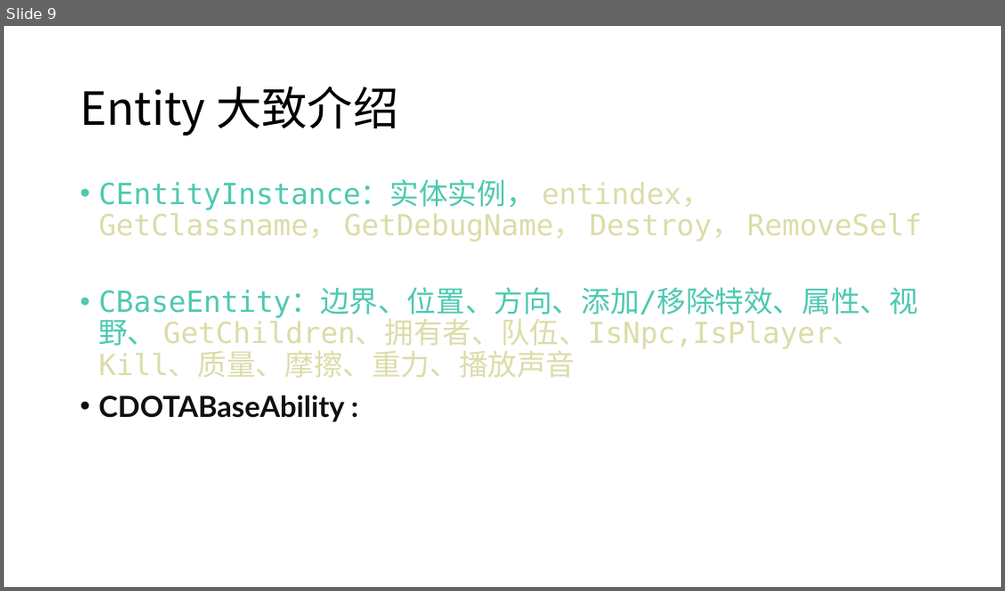
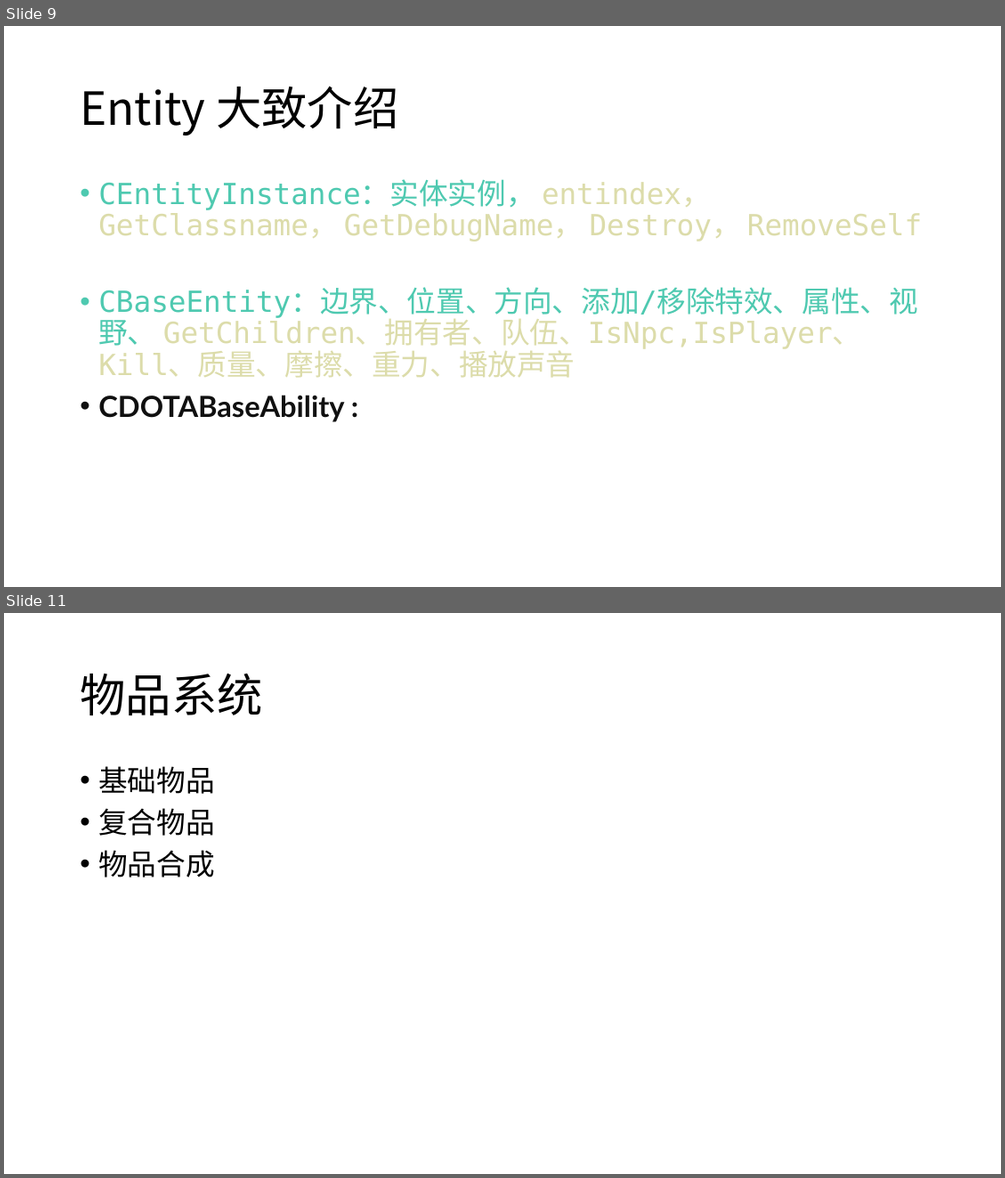
Before and after one commit to ihaiucom/ihaiu.blog, a slide deck: web/dota/dota @moddota dota-lua-types学习笔记.pptx. Shown one above the other, each under a label of ours: slide 9 before the commit, slides 9 and 11 after it; the slides between them are not shown. The pictures are 1005x591 and 1005x1178 pixels, drawn with LibreOffice and Linux fonts; fonts in the diff are those of the drawing. Boxes give left, top, right and bottom in pixels: in the first picture for what was removed or moved away, otherwise in the second. Text is boxed around its words. In the diff, an @@ line names an element or a change of style, - is before the commit and + after.

```diff
--- a/web/dota/dota @moddota dota-lua-types学习笔记.pptx
+++ b/web/dota/dota @moddota dota-lua-types学习笔记.pptx
@@ slide 11 added at <box>4,613,1001,1174</box>, background #FFFFFF @@
@@ title added at <box>80,674,262,715</box>, 44 pt, text #000000 @@
+物品系统
@@ text added at <box>98,766,215,877</box>, 28 pt, text #000000 @@
+• 基础物品
+• 复合物品
+• 物品合成
```
Also in this commit, not shown: 1 other slide added.
